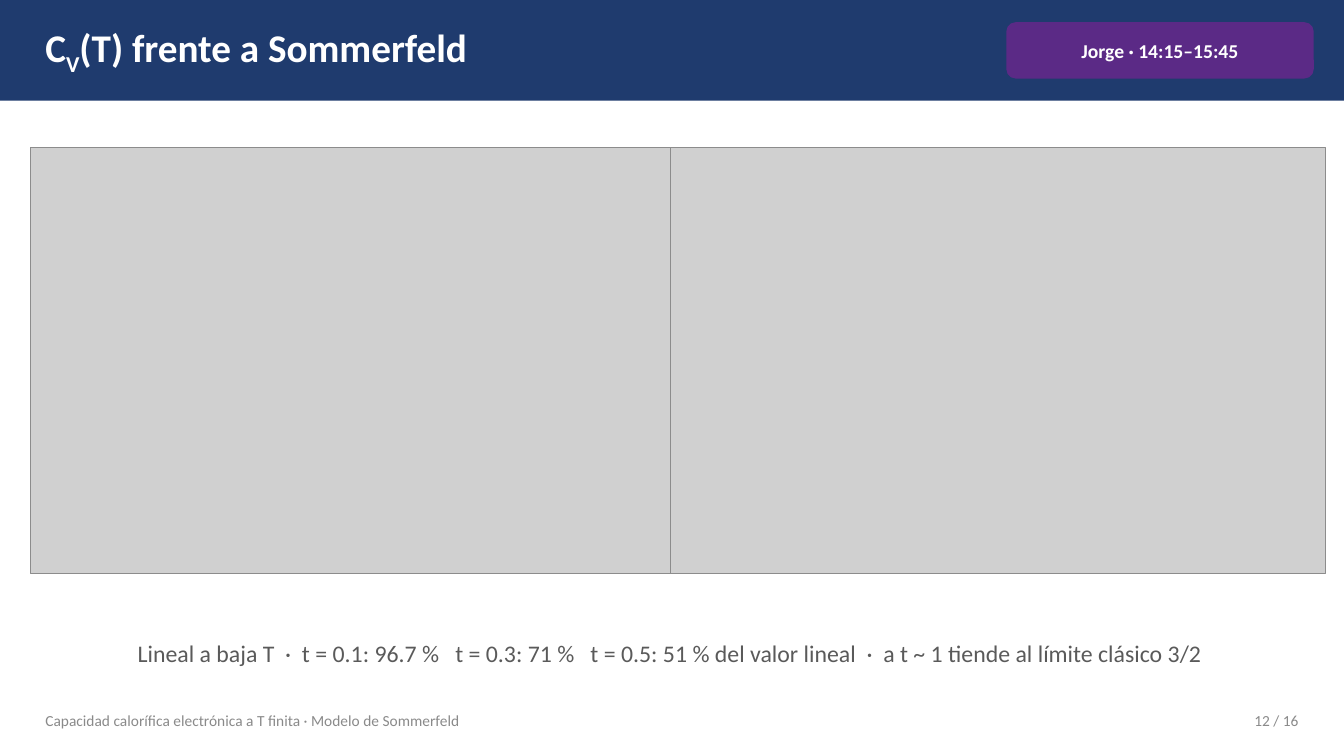
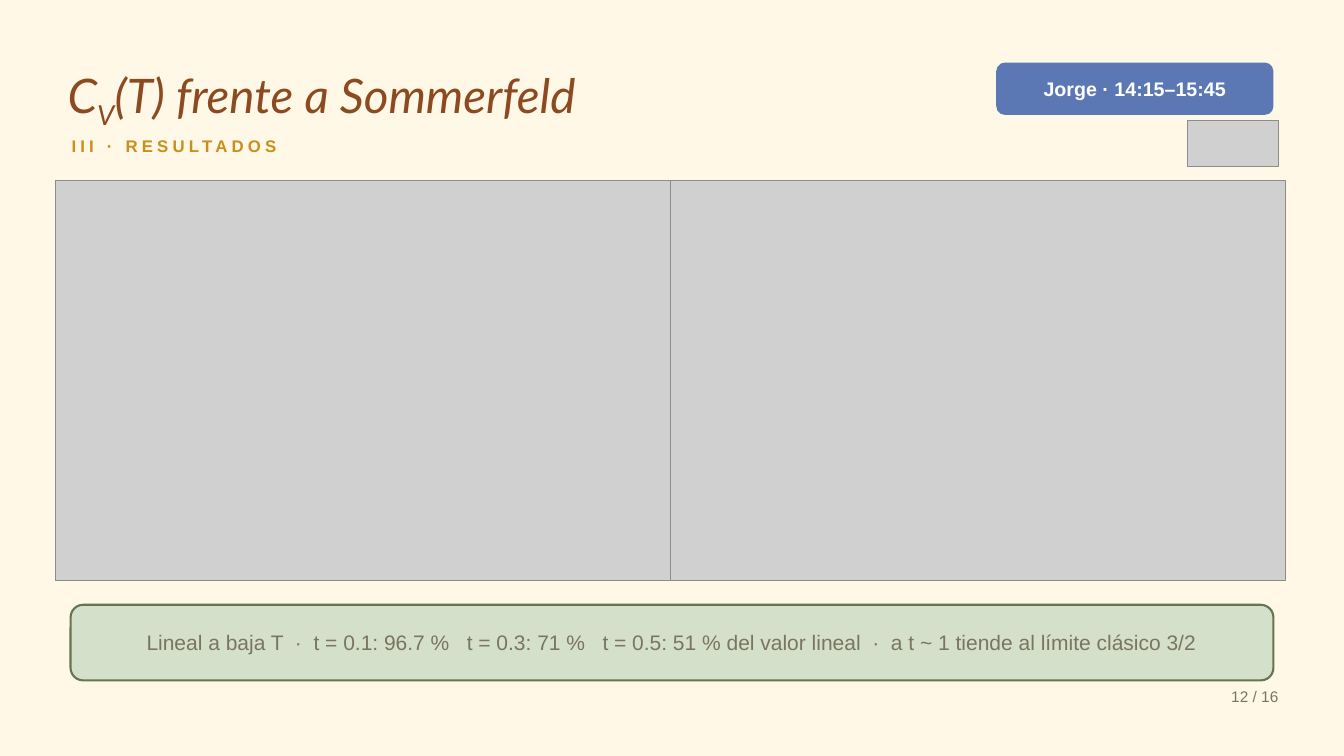
Before and after one commit to SolecitoPunk/capacidad_calorifica, a slide deck: slide 12 of presentacion/presentacion_sommerfeld.pptx. Drawn at 1344x756 pixels with LibreOffice and Linux fonts; fonts in the diff are those of the drawing; grey boxes stand for pictures; background and template pictures are left out. Boxes give left, top, right and bottom in pixels: in the first picture for what was removed or moved away, otherwise in the second. Text is boxed around its words. In the diff, an @@ line names an element or a change of style, - is before the commit and + after.

```diff
--- a/presentacion/presentacion_sommerfeld.pptx
+++ b/presentacion/presentacion_sommerfeld.pptx
@@ background #FFFFFF to picture (left out) @@
@@ rectangle removed at [0, 0, 1344, 101] @@
@@ text "CV(T) frente a Sommerfeld": place and size @@
-text "CV(T) frente a Sommerfeld" at [79, 33, 467, 68]
+text "CV(T) frente a Sommerfeld" at [115, 76, 576, 120]
@@ text "CV(T) frente a Sommerfeld" at [115, 76, 576, 120]: size 28 to 34 pt, font Calibri to Lato, text colour #FFFFFF to #8B4A20, bold off, italic on; vertical alignment middle to bottom @@
@@ rounded rectangle "Jorge · 14:15–15:45": place and size @@
-rounded rectangle "Jorge · 14:15–15:45" at [1006, 22, 1314, 79]
+rounded rectangle "Jorge · 14:15–15:45" at [996, 63, 1273, 115]
@@ rounded rectangle "Jorge · 14:15–15:45" at [996, 63, 1273, 115]: font Calibri to Arial; fill #5B2A86 to #5B78B5 @@
@@ text added at [67, 131, 974, 166], 12 pt, text #C98E1C, bold @@
+III · RESULTADOS
@@ picture added at [1188, 121, 1278, 166] @@
@@ picture: place and size @@
-picture at [30, 147, 686, 573]
+picture at [55, 180, 670, 580]
@@ picture: place and size @@
-picture at [670, 147, 1326, 573]
+picture at [670, 180, 1286, 580]
@@ rounded rectangle "Lineal a baja T · ...": place and size @@
-rounded rectangle "Lineal a baja T · ..." at [138, 645, 1201, 666]
+rounded rectangle "Lineal a baja T · ..." at [71, 605, 1273, 681]
@@ rounded rectangle "Lineal a baja T · ..." at [71, 605, 1273, 681]: size 17 to 15 pt, font Calibri to Arial, text colour #5A5A5A to #7A7462; less space between paragraphs; fill none to #D5E0CB; outline none to #66744F 1.5 pt @@
@@ text "12 / 16": place and size @@
-text "12 / 16" at [1254, 715, 1299, 726]
+text "12 / 16" at [1231, 691, 1278, 702]
@@ text "12 / 16" at [1231, 691, 1278, 702]: font Calibri to Arial, text colour #8A8A8A to #7A7462 @@
@@ text removed at [45, 715, 460, 729] @@
-Capacidad calorífica electrónica a T finita · Modelo de Sommerfeld
```
Also in this commit, not shown: 15 other slides changed, 19 other files.
